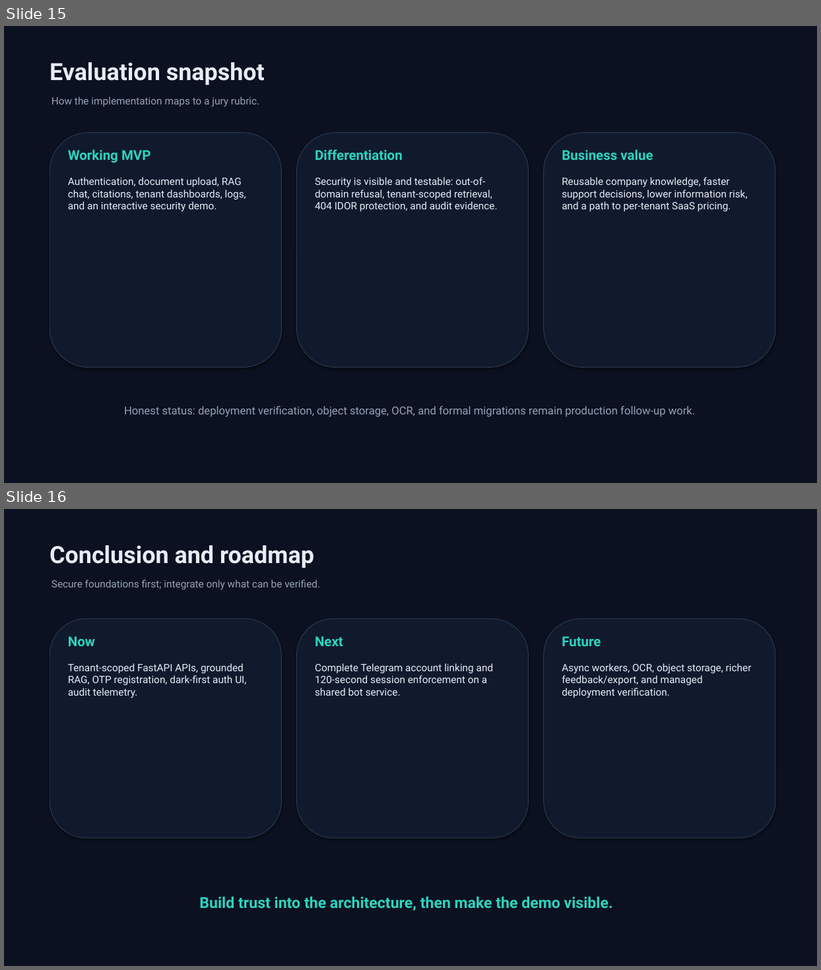
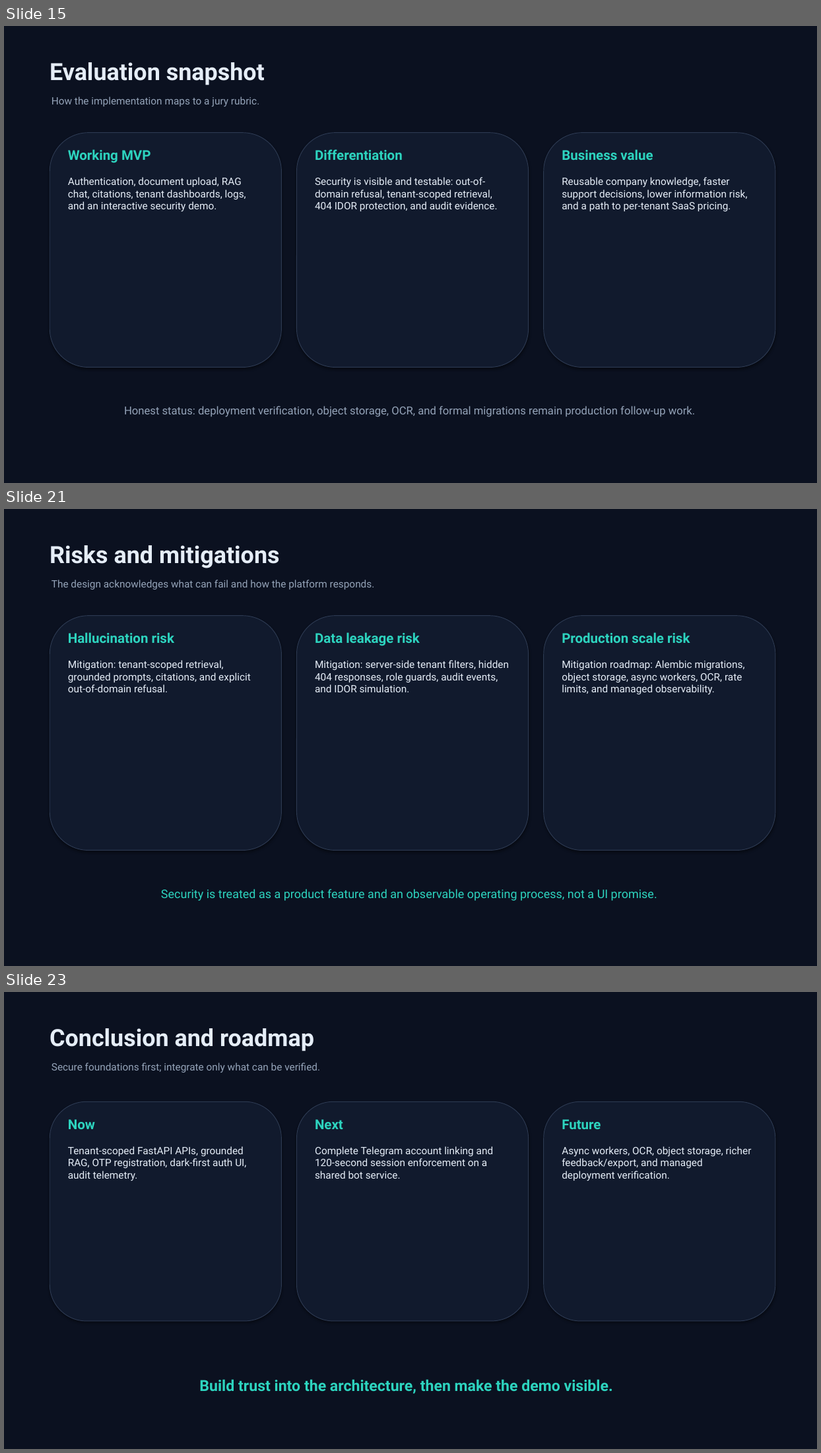
Before and after one commit to aksharganji23/tenantAI, a slide deck: presentation/SaaSsum_AI_Presentation.pptx. Shown one above the other, each under a label of ours: slides 15 and 16 before the commit, slides 15, 21 and 23 after it; the slides between them are not shown. The pictures are 821x970 and 821x1453 pixels, drawn with LibreOffice and Linux fonts; fonts in the diff are those of the drawing. Boxes give left, top, right and bottom in pixels: in the first picture for what was removed or moved away, otherwise in the second. Text is boxed around its words. In the diff, an @@ line names an element or a change of style, - is before the commit and + after.

```diff
--- a/presentation/SaaSsum_AI_Presentation.pptx
+++ b/presentation/SaaSsum_AI_Presentation.pptx
@@ slide 21 added at (x1=4, y1=509, x2=817, y2=966), background #0B1120 @@
@@ text added at (x1=50, y1=545, x2=280, y2=568), 28 pt, text #E5EDF7, bold @@
+Risks and mitigations
@@ text added at (x1=52, y1=580, x2=375, y2=590), 12 pt, text #94A3B8 @@
+The design acknowledges what can fail and how the platform responds.
@@ rounded rectangle added at (x1=50, y1=616, x2=282, y2=851), fill #111A2D, outline #2D3A52 0.75 pt @@
@@ rounded rectangle added at (x1=297, y1=616, x2=529, y2=851), fill #111A2D, outline #2D3A52 0.75 pt @@
@@ rounded rectangle added at (x1=544, y1=616, x2=776, y2=851), fill #111A2D, outline #2D3A52 0.75 pt @@
@@ text added at (x1=68, y1=632, x2=174, y2=643), 16 pt, text #2DD4BF, bold @@
+Hallucination risk
@@ text added at (x1=315, y1=632, x2=420, y2=646), 16 pt, text #2DD4BF, bold @@
+Data leakage risk
@@ text added at (x1=562, y1=632, x2=690, y2=643), 16 pt, text #2DD4BF, bold @@
+Production scale risk
@@ text added at (x1=68, y1=660, x2=251, y2=692), 12 pt, text #E5EDF7 @@
+Mitigation: tenant-scoped retrieval, grounded prompts, citations, and explicit out-of-domain refusal.
@@ text added at (x1=315, y1=660, x2=509, y2=692), 12 pt, text #E5EDF7 @@
+Mitigation: server-side tenant filters, hidden 404 responses, role guards, audit events, and IDOR simulation.
@@ text added at (x1=562, y1=660, x2=745, y2=695), 12 pt, text #E5EDF7 @@
+Mitigation roadmap: Alembic migrations, object storage, async workers, OCR, rate limits, and managed observability.
@@ text added at (x1=161, y1=889, x2=657, y2=901), 14 pt, text #2DD4BF @@
+Security is treated as a product feature and an observable operating process, not a UI promise.
@@ what was slide 16 is now slide 23 @@
```
Also in this commit, not shown: 6 other slides added, 1 other file.
